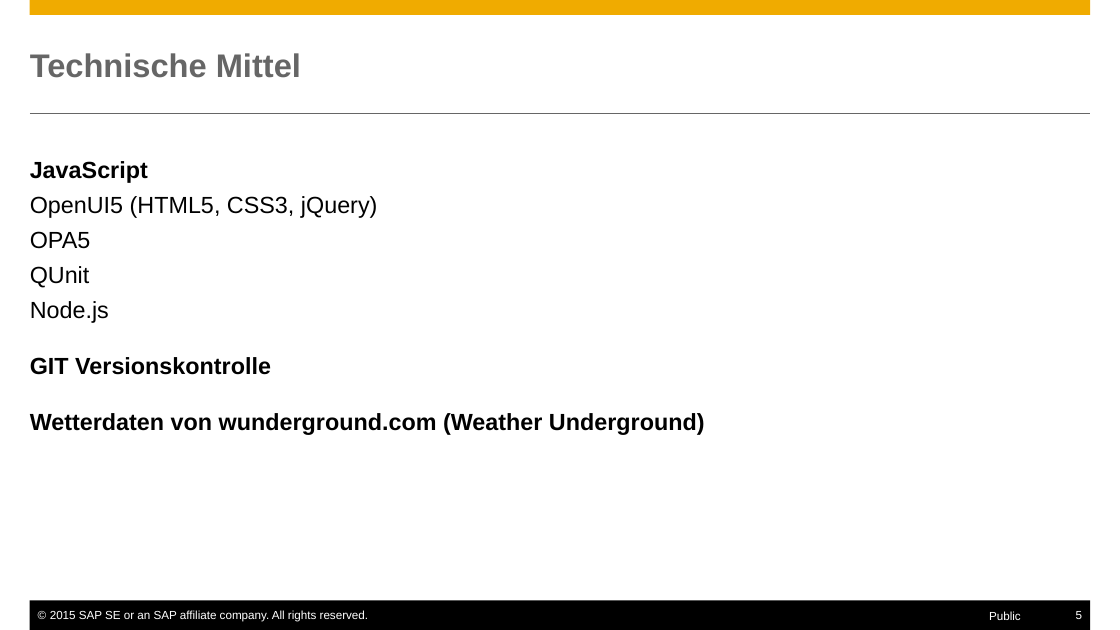
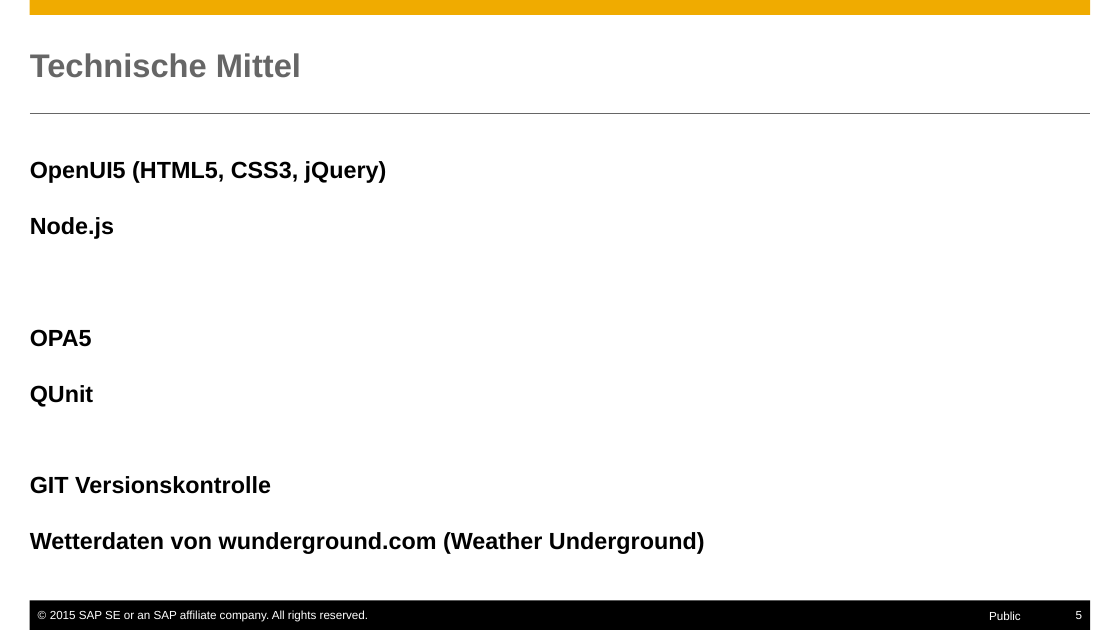
Before and after one commit to Nimuae/openui5_weather, a slide deck: slide 5 of Präsentation.pptx. Drawn at 1120x630 pixels with LibreOffice and Linux fonts; fonts in the diff are those of the drawing. Boxes give left, top, right and bottom in pixels: in the first picture for what was removed or moved away, otherwise in the second. Text is boxed around its words. In the diff, an @@ line names an element or a change of style, - is before the commit and + after.

Commit message:
Presentation Update

```diff
--- a/Präsentation.pptx
+++ b/Präsentation.pptx
@@ text at (30,161,148,183): paragraph removed @@
-JavaScript
@@ text at (30,161,387,407): bold on in "OpenUI5 (HTML5, CSS3, jQuery)", "OPA5", "QUnit"; list level 2 to 1 in "OpenUI5 (HTML5, CSS3, jQuery)"; list level 2 to 1 in "OPA5"; list level 2 to 1 in "QUnit" @@
@@ text at (30,217,114,239): paragraph added @@
+Node.js
@@ text at (30,301,109,323): paragraph removed @@
-  Node.js
```
Also in this commit, not shown: 4 other slides changed.
